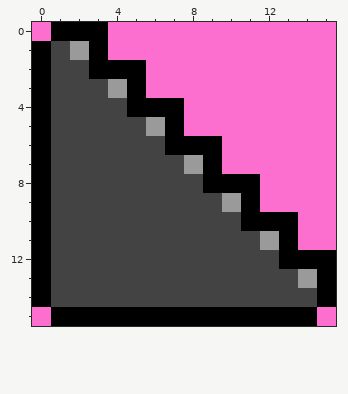
A pixel-art sprite gets an edit: images/Crates/Crate_45.png. This is how it looked before the edit.
The file is 16x16 pixels.
After the commit:
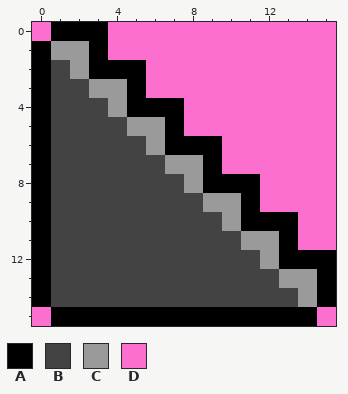
Palette (. is transparent): A #000000  B #434343  C #9a9a9a  D #fc6fcf
The exact change:
Changed rows in their new state; - is an unchanged pixel.
first column x 1:
 1 C-------------
 2 -C------------
 3 --C-----------
 4 ---C----------
 5 ----C---------
 6 -----C--------
 7 ------C-------
 8 -------C------
 9 --------C-----
10 ---------C----
11 ----------C---
12 -----------C--
13 ------------C-
14 -------------C
